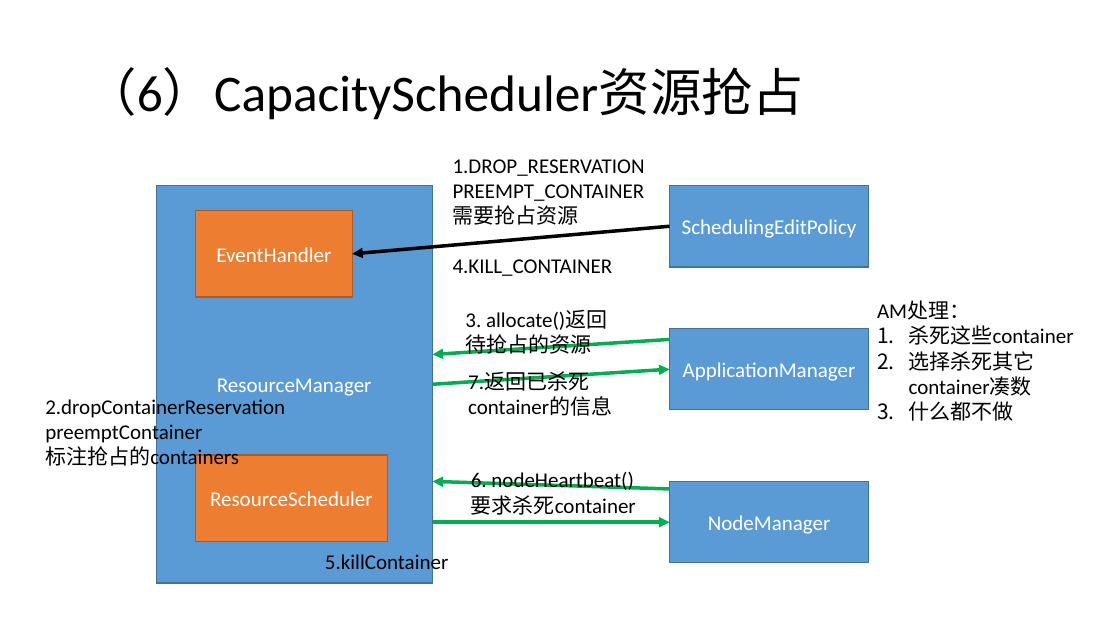
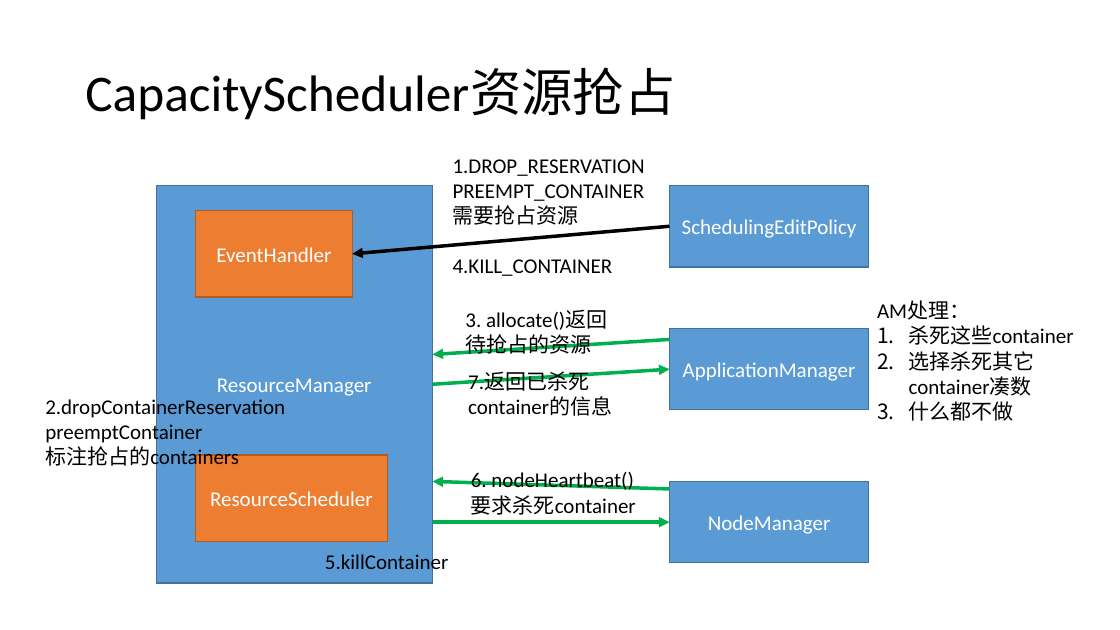
Before and after one commit to loull521/hadoop-yarn-src-read, a slide deck: slide 26 of ppt/Hadoop_2.4.1_YARN_source_code_read.pptx (slide 24 before the commit). Drawn at 1120x630 pixels with LibreOffice and Linux fonts; fonts in the diff are those of the drawing. Boxes give left, top, right and bottom in pixels: in the first picture for what was removed or moved away, otherwise in the second. Text is boxed around its words. In the diff, an @@ line names an element or a change of style, - is before the commit and + after.

```diff
--- a/ppt/Hadoop_2.4.1_YARN_source_code_read.pptx
+++ b/ppt/Hadoop_2.4.1_YARN_source_code_read.pptx
@@ title at [85,68,675,120]: text changed @@
-（6）CapacityScheduler资源抢占
+CapacityScheduler资源抢占
```
Also in this commit, not shown: 16 other slides changed, 4 slides added, 1 slide removed, 5 other files.
